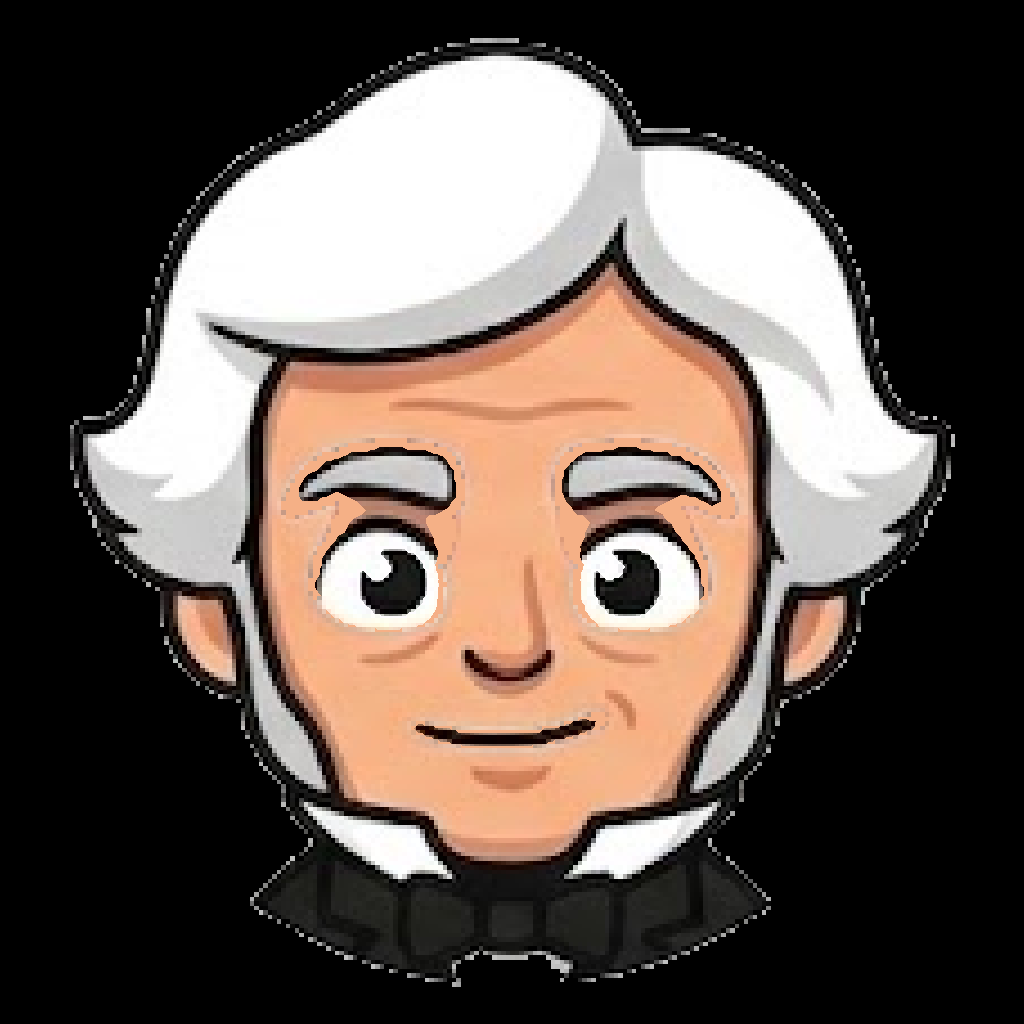
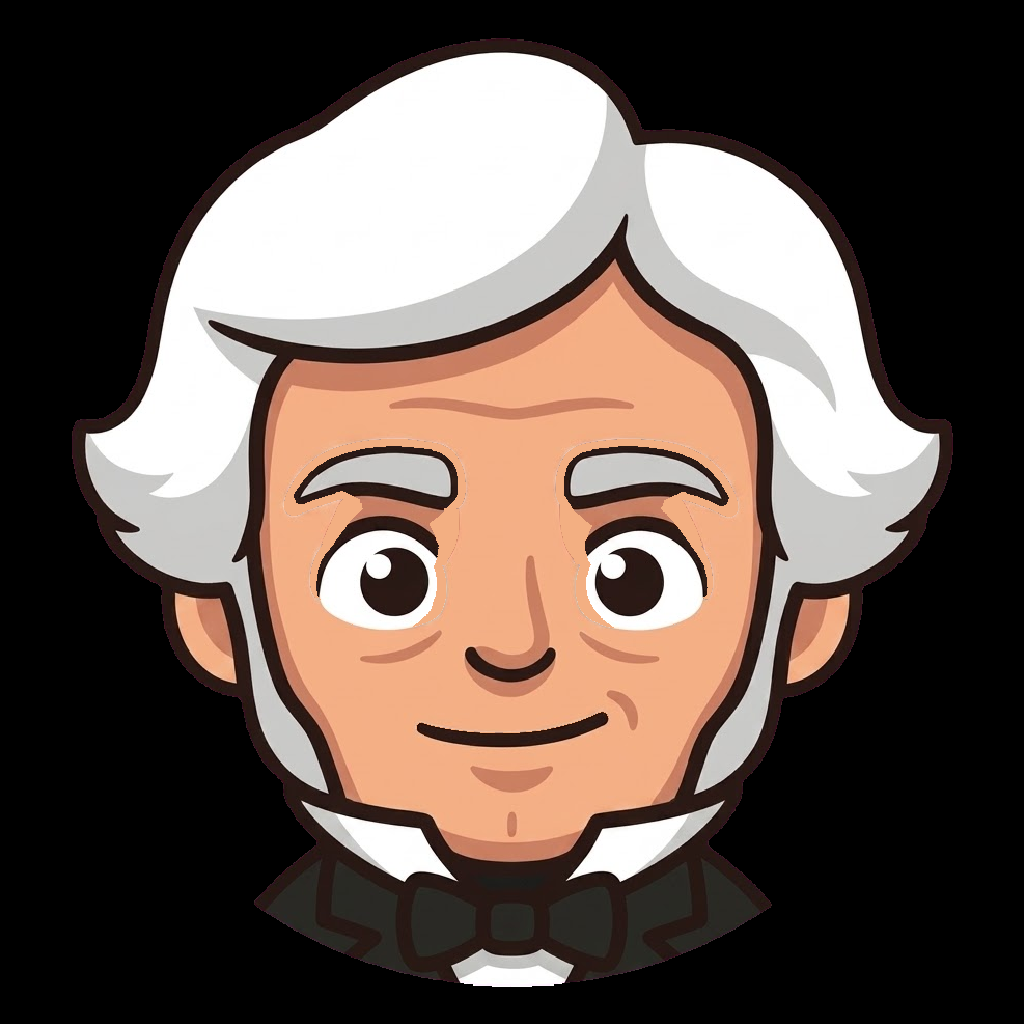
Revision of a layered 1024px x 1024px image; what changed, layer by layer:
painted on "pupil-b" over [586, 548, 664, 617]
painted on "pupil-a" over [360, 548, 437, 617]
painted on "mouth" over [414, 712, 609, 748]
painted on "brow-b" over [562, 446, 729, 525]
painted on "brow-a" over [294, 446, 458, 524]
painted on "eye-white-b" over [580, 507, 708, 630]
painted on "eye-white-a" over [315, 507, 439, 630]
painted on "head" over [128, 233, 902, 859]
painted on "collar" over [330, 809, 719, 882]
painted on "hair" over [70, 38, 955, 571]
painted on "bowtie" over [362, 811, 623, 987]
painted on "jacket" over [213, 670, 787, 987]